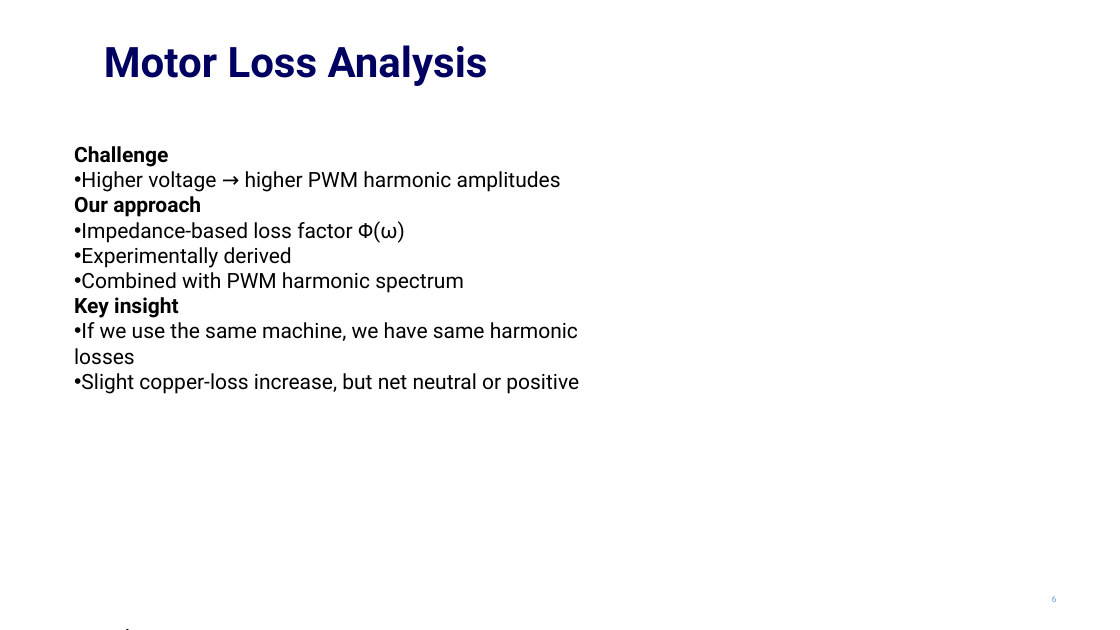
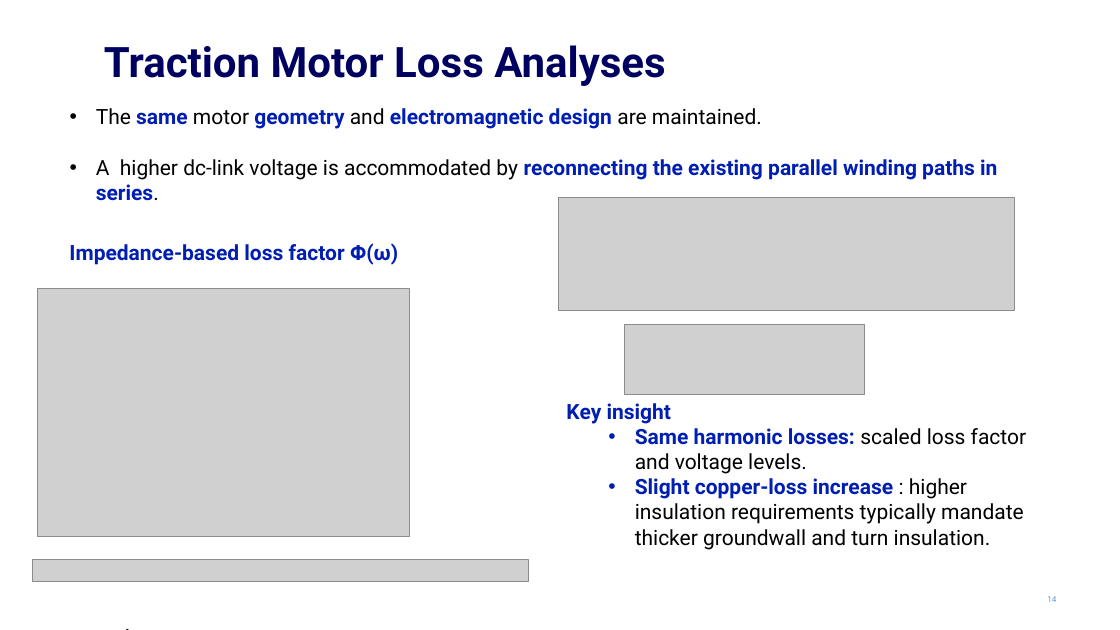
Before and after one commit to EnesAyaz/KTH, a slide deck: slide 14 of PresentationOfMeetings/50PercentSeminar/50PercentEnes.pptx (slide 6 before the commit). Drawn at 1120x630 pixels with LibreOffice and Linux fonts; fonts in the diff are those of the drawing; grey boxes stand for pictures; background and template pictures are left out. Boxes give left, top, right and bottom in pixels: in the first picture for what was removed or moved away, otherwise in the second. Text is boxed around its words. In the diff, an @@ line names an element or a change of style, - is before the commit and + after.

```diff
--- a/PresentationOfMeetings/50PercentSeminar/50PercentEnes.pptx
+++ b/PresentationOfMeetings/50PercentSeminar/50PercentEnes.pptx
@@ title at <box>104,45,665,86</box>: text changed @@
-Motor Loss Analysis
+Traction Motor Loss Analyses
@@ text added at <box>96,108,997,201</box>, 18 pt, text #001EB2, bold @@
+• The same motor geometry and electromagnetic design are maintained.
+• A higher dc-link voltage is accommodated by reconnecting the existing parallel winding paths in series.
@@ text removed at <box>74,146,579,394</box> @@
-Challenge
-• Higher voltage → higher PWM harmonic amplitudes
-Our approach
-• Impedance-based loss factor Φ(ω)
-• Experimentally derived
-• Combined with PWM harmonic spectrum
-Key insight
-• If we use the same machine, we have same harmonic losses
-• Slight copper-loss increase, but net neutral or positive
@@ picture added at <box>559,197,1015,310</box> @@
@@ text added at <box>69,243,398,265</box>, 18 pt, text #001EB2, bold @@
+Impedance-based loss factor Φ(ω)
@@ picture added at <box>37,288,409,536</box> @@
@@ picture added at <box>624,324,865,394</box> @@
@@ text added at <box>566,403,1026,550</box>, 18 pt, text #000000 @@
+Key insight
+  • Same harmonic losses: scaled loss factor and voltage levels.
+  • Slight copper-loss increase : higher insulation requirements typically mandate thicker groundwall and turn insulation.
@@ picture added at <box>33,560,528,582</box> @@
@@ page number at <box>1047,596,1056,602</box>: text changed @@
-6
+14
```
Also in this commit, not shown: 9 other slides changed, 10 slides added, 16 slides removed, 20 other files.
